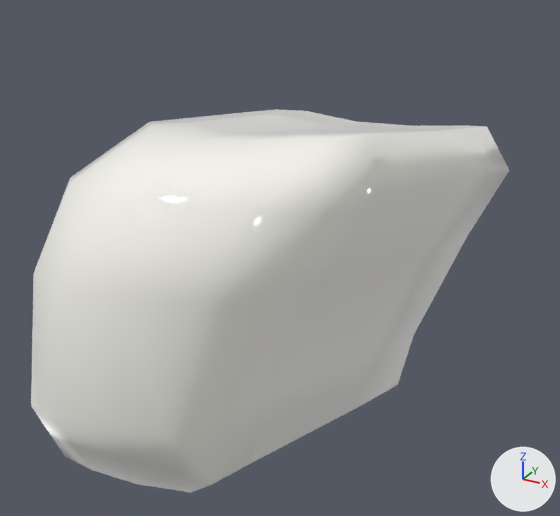
Two versions of the glTF model resources/js/assets/17.glb, one commit apart.
One viewpoint serves both versions: a camera (50 mm lens) standing at (-0.1103, 0.0333, 0.3958) and looking at (-0.1918, 0.1815, 0.3217). The lights are fixed; the arrows at lower right show +X, +Y and +Z. The older version comes first.

In view in the first picture: 'Caine.Denture.028'.
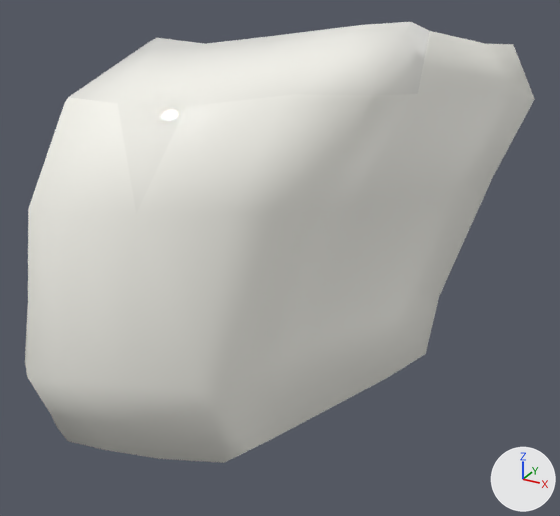
Changed parts and their boxes [x1, y1, x2, y2] in the pictures (560 x 516 px):
```json
{"object": "Caine.Denture.028", "change": "moved, turned", "before": [31, 109, 509, 492], "after": [25, 22, 535, 463]}
```

Scene script edits in JSON lines:
```json
{"op": "set", "path": "ob_caine_denture_028.location", "old": "(0.0027, -0.0009, 0.1931)", "new": "(0.0375, 0.0015, 0.239)"}
{"op": "set", "path": "ob_caine_denture_028.rotation_euler", "old": "(-0.202, 3.141, -0.000214)", "new": "(-0.138, 3.072, 0.092)", "note": "degrees (-12, 180, -0) -> degrees (-7.9, 176, 5.3)"}
```
